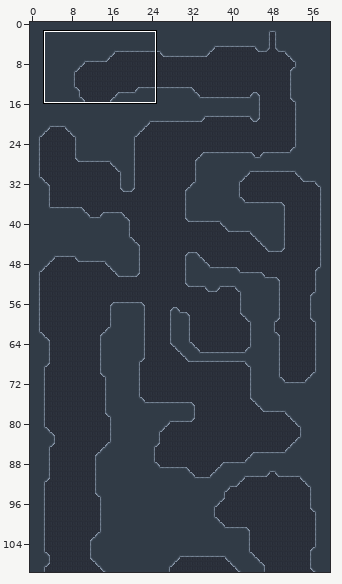
Tiled map (JSON), stored at assets/map/level00.json. The picture above shows the old version from afar; the outline marks the close-up.
Close-up. Old version:
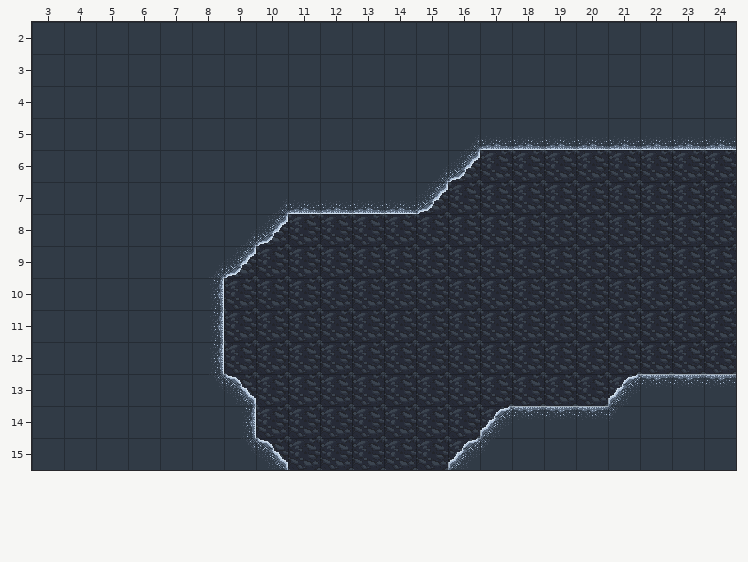
Cells are 32x32 px. Shown: x 3..24, y 2..15. The commit also changed other parts of the map, which this record leaves out.
After:
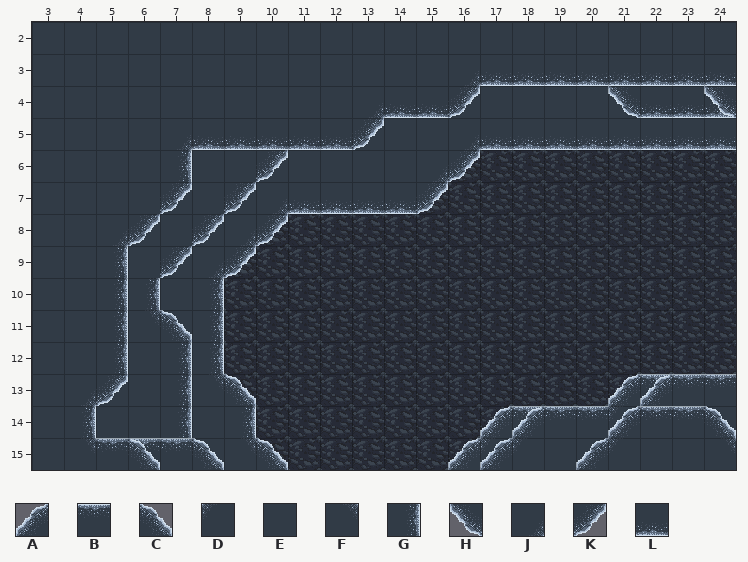
Key: from "slopes": A 11, B 12, C 14, D 20, E 21, F 23, G 33, H 37, J 41, K 42, L 48.
_ is an empty cell.
Tiles of an added or newly shown layer are drawn over the layers below it.
Diff:
Layer "background":
y 4: x 24 E -> L
y 15: x 6 E -> B
Layer "forground" (added):
y 3: x 16..24 _________ -> JLLLLLLLL
y 4: x 13..16 ____ -> JLLK; x 21..24 ____ -> HLLH
y 5: x 7..13 _______ -> JLLLLLK
y 6: x 7 _ -> G; x 10 _ -> K
y 7: x 7 _ -> K; x 9 _ -> K
y 8: x 5..6 __ -> JK; x 8 _ -> K
y 9: x 5 _ -> G; x 7 _ -> K
y 10: x 5..6 __ -> GG
y 11: x 5..7 ___ -> GFC
y 12: x 5 _ -> G; x 7 _ -> G
y 13: x 4..5 __ -> JK; x 7 _ -> G; x 22 _ -> A
y 14: x 4 _ -> G; x 7 _ -> G; x 18 _ -> A; x 21..24 ____ -> ABBC
y 15: x 4..8 _____ -> FBCBC; x 17..18 __ -> AD; x 20..21 __ -> AD; x 24 _ -> F
Pixel boxes of the changes (left, top, right, bottom) in both close-ups:
changed: (81, 71, 736, 470)
